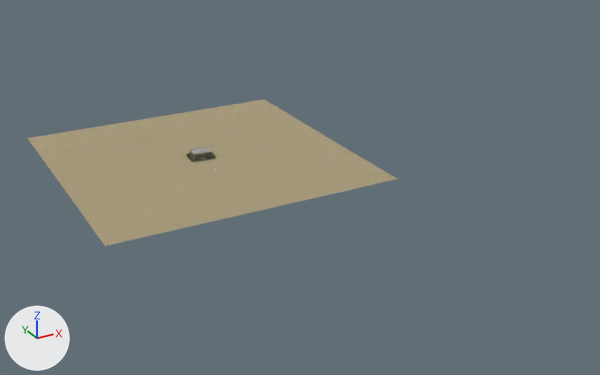
What one commit did to the Blender file assets/blender/magnus-towers.blend.
Before and after are seen from a camera (50 mm lens) standing at (-1071.0, -2554.0, 1094.0) and looking at (204.0, -236.0, -65.0). Every picture has the same lights, and +X, +Y and +Z are marked at lower left. The first picture is the older version.

The first picture shows 'ground', 'magnus-towers_Building_Facades', 'magnus-towers_Rooftops', 'magnus-towers_preview_trees' and 1 more.
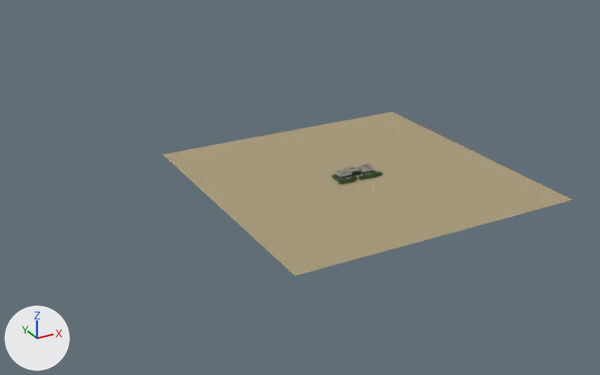
What differs and where, as boxes [x1, y1, x2, y2] in the pictures (600 x 375 px):
'ground', mesh moved
    before: [28, 99, 397, 246]
    after: [162, 112, 572, 276]
part 1 of me_magnus_towers_building_facades, added
    after: [336, 167, 373, 180]
part 2 of me_magnus_towers_building_facades, deleted
    before: [190, 147, 212, 161]
part 3 of me_magnus_towers_rooftops, deleted
    before: [190, 147, 211, 154]
part 4 of me_magnus_towers_rooftops, added
    after: [336, 164, 373, 179]
part 5 of me_magnus_towers_preview_trees, added
    after: [332, 170, 382, 184]

The change, as a list of edits to the scene's bpy script:
```text
Add mat_hero_plaster_white:
    mat_hero_plaster_white = bpy.data.materials.new('hero_plaster_white')
    # uses the picture img_hero_plaster_white_jpg
    # uses the picture img_hero_plaster_white_n_jpg
    # uses the picture img_hero_plaster_white_r_jpg
Add mat_hero_acp_white:
    mat_hero_acp_white = bpy.data.materials.new('hero_acp_white')
    # uses the picture img_hero_acp_white_jpg
    # uses the picture img_hero_acp_white_n_jpg
    # uses the picture img_hero_acp_white_r_jpg
Add mat_hero_acp_charcoal:
    mat_hero_acp_charcoal = bpy.data.materials.new('hero_acp_charcoal')
    # uses the picture img_hero_acp_charcoal_jpg
    # uses the picture img_hero_acp_charcoal_n_jpg
    # uses the picture img_hero_acp_charcoal_r_jpg
Add mat_hero_glass_dark:
    mat_hero_glass_dark = bpy.data.materials.new('hero_glass_dark')
    # uses the picture img_hero_glass_dark_jpg
    # uses the picture img_hero_glass_dark_n_jpg
    # uses the picture img_hero_glass_dark_r_jpg
Change me_magnus_towers_building_facades:
    remove me_magnus_towers_building_facades.from_pydata(...)  # 2096 vertices, 553 faces; spans x -83.4..-10.7, y 8.3..67.1, z 0.4..27.2
    remove me_magnus_towers_building_facades.materials.append(mat_hero_alu)
    remove me_magnus_towers_building_facades.materials.append(mat_hero_concrete)
    add me_magnus_towers_building_facades.from_pydata(...)  # 5812 vertices, 1453 faces; spans x 275.6..407.4, y -383.3..-352.8, z 0.0..29.0
    me_magnus_towers_building_facades part 1: 5812 vertices added at x 275.6..407.4, y -383.3..-352.8, z 0.0..29.0
    me_magnus_towers_building_facades part 2: 2096 vertices removed from x -83.4..-10.7, y 8.3..67.1, z 0.4..27.2
    add me_magnus_towers_building_facades.materials.append(mat_hero_acp_charcoal)
    add me_magnus_towers_building_facades.materials.append(mat_hero_acp_white)
    add me_magnus_towers_building_facades.materials.append(mat_hero_glass_dark)
    add me_magnus_towers_building_facades.materials.append(mat_hero_plaster_white)
    add me_magnus_towers_building_facades.materials.append(mat_lobby_light)  # white #fffaf1, glowing white #fff9ec
Change me_magnus_towers_rooftops:
    remove me_magnus_towers_rooftops.from_pydata(...)  # 3304 vertices, 785 faces; spans x -83.3..-10.9, y 8.4..66.9, z 25.0..29.2
    add me_magnus_towers_rooftops.from_pydata(...)  # 1585 vertices, 399 faces; spans x 275.8..407.2, y -383.0..-353.0, z 5.0..29.4
    me_magnus_towers_rooftops part 3: 3304 vertices removed from x -83.3..-10.9, y 8.4..66.9, z 25.0..29.2
    me_magnus_towers_rooftops part 4: 1585 vertices added at x 275.8..407.2, y -383.0..-353.0, z 5.0..29.4
    remove me_magnus_towers_rooftops.materials.append(mat_hero_dark)  # dark grey #4b4f53
    remove me_magnus_towers_rooftops.materials.append(mat_hero_hvac)  # light grey #dddfe0
    remove me_magnus_towers_rooftops.materials.append(mat_hero_mullion)  # grey #767a7f
    remove me_magnus_towers_rooftops.materials.append(mat_hero_solar)  # blue #5d718d
    remove me_magnus_towers_rooftops.materials.append(mat_hero_stone)
    add me_magnus_towers_rooftops.materials.append(mat_hero_acp_charcoal)
    add me_magnus_towers_rooftops.materials.append(mat_hero_acp_white)
    add me_magnus_towers_rooftops.materials.append(mat_hero_bark)
    add me_magnus_towers_rooftops.materials.append(mat_hero_pavers)
    add me_magnus_towers_rooftops.materials.append(mat_hero_plaster_white)
Change me_magnus_towers_preview_trees:
    remove me_magnus_towers_preview_trees.from_pydata(...)  # 16168 vertices, 4042 faces; spans x -96.3..1.3, y -0.9..80.3, z 0.0..10.7
    add me_magnus_towers_preview_trees.from_pydata(...)  # 73312 vertices, 18328 faces; spans x 257.0..429.9, y -419.7..-339.7, z 0.0..12.4
    me_magnus_towers_preview_trees part 5: 73312 vertices added at x 257.0..429.9, y -419.7..-339.7, z 0.0..12.4
    other edits to the shape of me_magnus_towers_preview_trees do not show in these pictures
    remove me_magnus_towers_preview_trees.materials.append(mat_leaf_palm)  # picture img_leaves_palm_png
Change me_ground:
    remove me_ground.from_pydata(...)  # 4 vertices, 1 face; spans x -547.0..453.0, y -462.0..538.0, z 0.0
    add me_ground.from_pydata(...)  # 4 vertices, 1 face; spans x -158.0..842.0, y -868.0..132.0, z 0.0
    me_ground part 6: the whole mesh is moved by (389.0, -406.0, 0.0)
```
